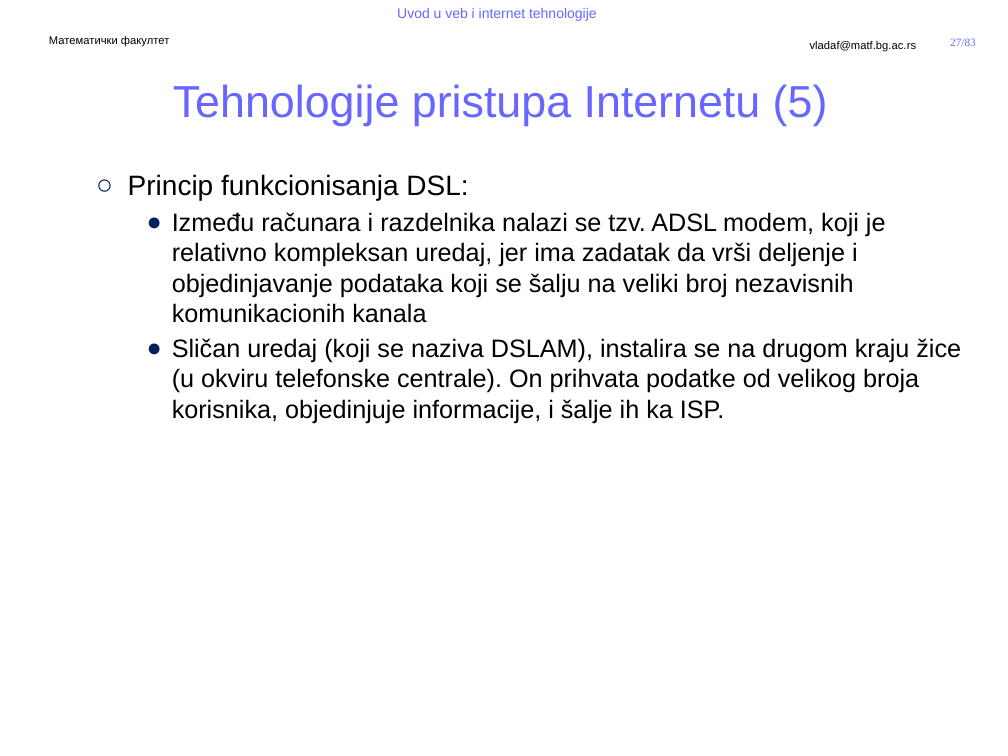
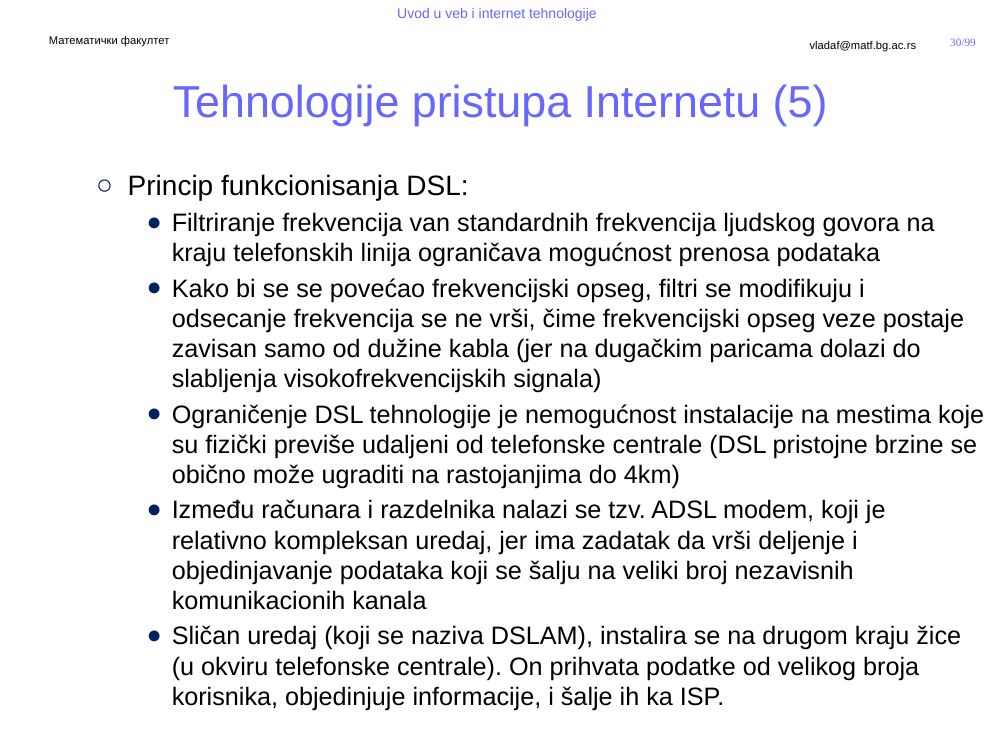
Before and after one commit to MatfUVIT/info, a slide deck: slide 30 of predavanja/prezentacije/UVIT01-02-Uvod u Internet.pptx (slide 27 before the commit). Drawn at 1008x756 pixels with LibreOffice and Linux fonts; fonts in the diff are those of the drawing; background and template pictures are left out. Boxes give left, top, right and bottom in pixels: in the first picture for what was removed or moved away, otherwise in the second. Text is boxed around its words. In the diff, an @@ line names an element or a change of style, - is before the commit and + after.

```diff
--- a/predavanja/prezentacije/UVIT01-02-Uvod u Internet.pptx
+++ b/predavanja/prezentacije/UVIT01-02-Uvod u Internet.pptx
@@ page number at [950,38,976,46]: text changed @@
-27/83
+30/99
@@ text at [172,212,984,489]: paragraphs added @@
+    ● Filtriranje frekvencija van standardnih frekvencija ljudskog govora na kraju telefonskih linija ograničava mogućnost prenosa podataka
+    ● Kako bi se se povećao frekvencijski opseg, filtri se modifikuju i odsecanje frekvencija se ne vrši, čime frekvencijski opseg veze postaje zavisan samo od dužine kabla (jer na dugačkim paricama dolazi do slabljenja visokofrekvencijskih signala)
+    ● Ograničenje DSL tehnologije je nemogućnost instalacije na mestima koje su fizički previše udaljeni od telefonske centrale (DSL pristojne brzine se obično može ugraditi na rastojanjima do 4km)
```
Also in this commit, not shown: 27 other slides changed, 18 slides added, 2 slides removed, 3 other files.
